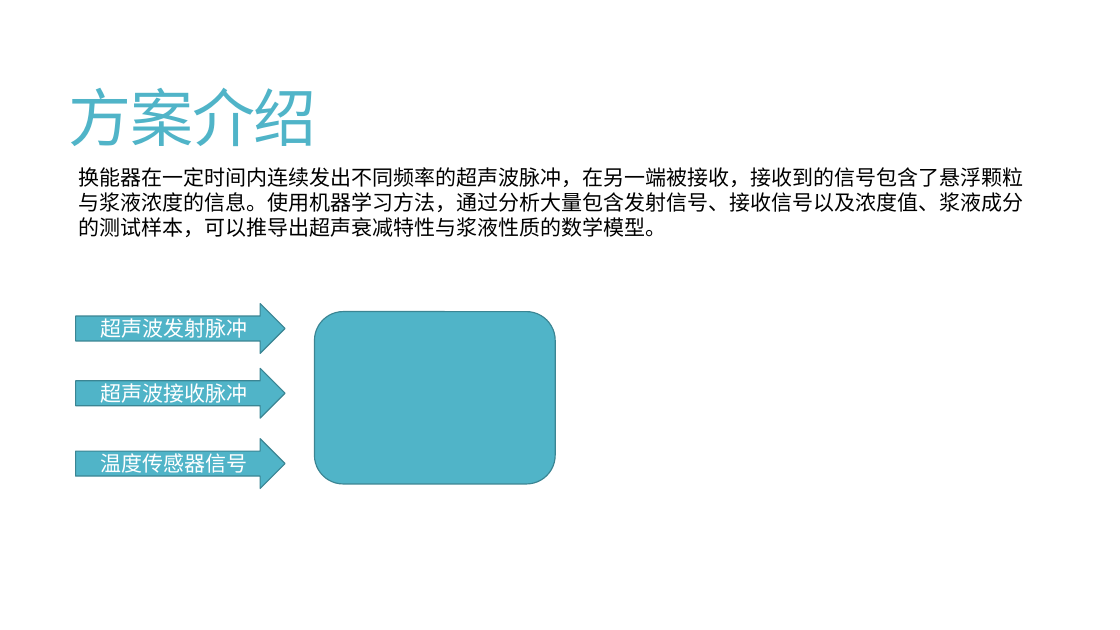
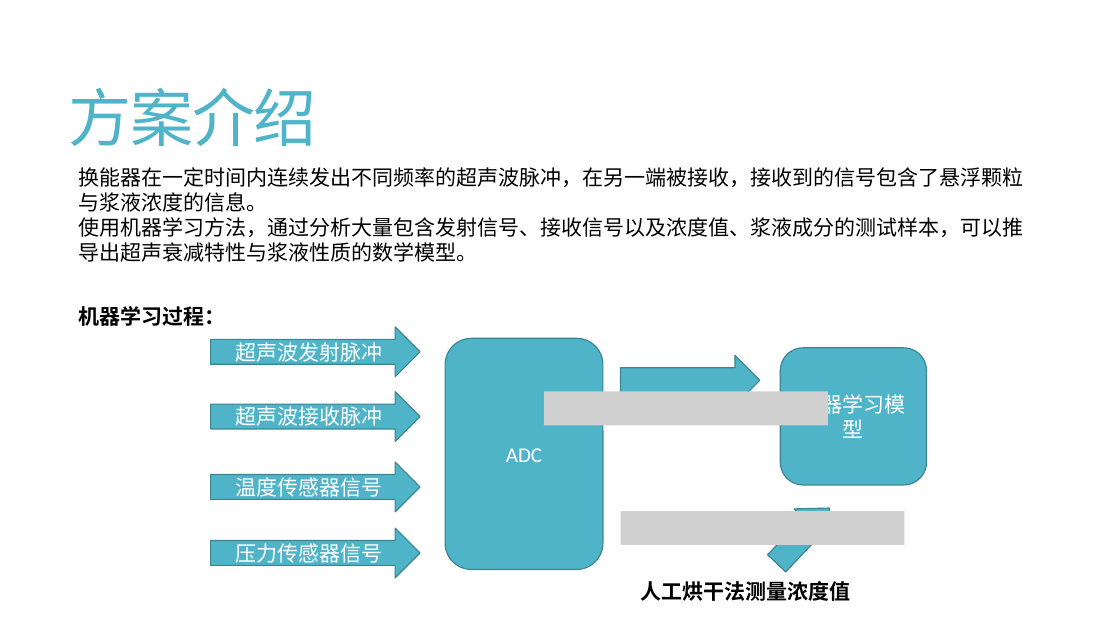
Before and after one commit to Travis-MA/UltrasonicConcMeter, a slide deck: slide 8 of 机器学习超声波浓度计.pptx. Drawn at 1120x630 pixels with LibreOffice and Linux fonts; fonts in the diff are those of the drawing; grey boxes stand for pictures. Boxes give left, top, right and bottom in pixels: in the first picture for what was removed or moved away, otherwise in the second. Text is boxed around its words. In the diff, an @@ line names an element or a change of style, - is before the commit and + after.

```diff
--- a/机器学习超声波浓度计.pptx
+++ b/机器学习超声波浓度计.pptx
@@ text at box(78, 167, 1023, 262): text changed @@
-换能器在一定时间内连续发出不同频率的超声波脉冲，在另一端被接收，接收到的信号包含了悬浮颗粒与浆液浓度的信息。使用机器学习方法，通过分析大量包含发射信号、接收信号以及浓度值、浆液成分的测试样本，可以推导出超声衰减特性与浆液性质的数学模型。
+换能器在一定时间内连续发出不同频率的超声波脉冲，在另一端被接收，接收到的信号包含了悬浮颗粒与浆液浓度的信息。
+使用机器学习方法，通过分析大量包含发射信号、接收信号以及浓度值、浆液成分的测试样本，可以推导出超声衰减特性与浆液性质的数学模型。
@@ text added at box(78, 306, 225, 326), 18 pt, text #000000, bold @@
+机器学习过程：
@@ rounded rectangle "ADC": place and size @@
-rounded rectangle "ADC" at box(314, 312, 555, 484)
+rounded rectangle "ADC" at box(445, 339, 603, 570)
@@ right arrow added at box(621, 355, 760, 405), fill #50B4C8, outline #3B8594 1 pt @@
@@ rounded rectangle added at box(781, 348, 927, 485), fill #50B4C8, outline #3B8594 1 pt, 18 pt, text #FFFFFF @@
+机器学习模型
@@ picture added at box(544, 392, 828, 425) @@
@@ text in rounded rectangle at box(506, 448, 542, 462): text added @@
+ADC
@@ 3 right arrows: place and size @@
-3 right arrows at box(76, 303, 285, 488)
+3 right arrows at box(211, 327, 420, 512)
@@ right arrow added at box(759, 491, 848, 580), fill #50B4C8, outline #3B8594 1 pt @@
@@ right arrow added at box(211, 528, 420, 578), fill #50B4C8, outline #3B8594 1 pt, 18 pt, text #FFFFFF @@
+压力传感器信号
@@ picture added at box(621, 511, 905, 544) @@
@@ text added at box(640, 581, 850, 601), 18 pt, text #000000, bold @@
+人工烘干法测量浓度值
```
Also in this commit, not shown: 6 other slides changed, 1 slide added, 1 slide removed, 4 other files.
